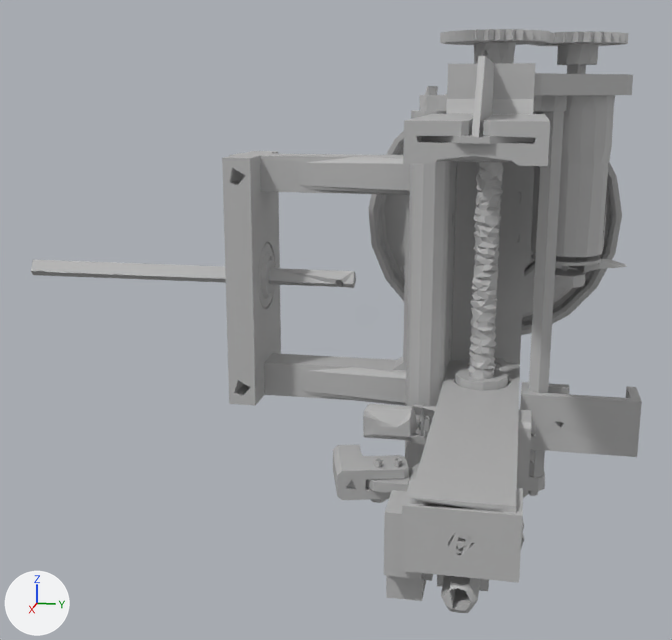
Before and after pictures for a commit that changed the COLLADA model public/urdf/meshes/arm_e.dae.
Rendered twice from a 50 mm camera at (168.0, -62.7, 24.5) aimed at (136.6, -69.0, 16.6). The lights are fixed; the arrows at lower left show +X, +Y and +Z. Where no turn or scale is listed for an object, it has been applied to the vertices.

The first picture shows 'e'.
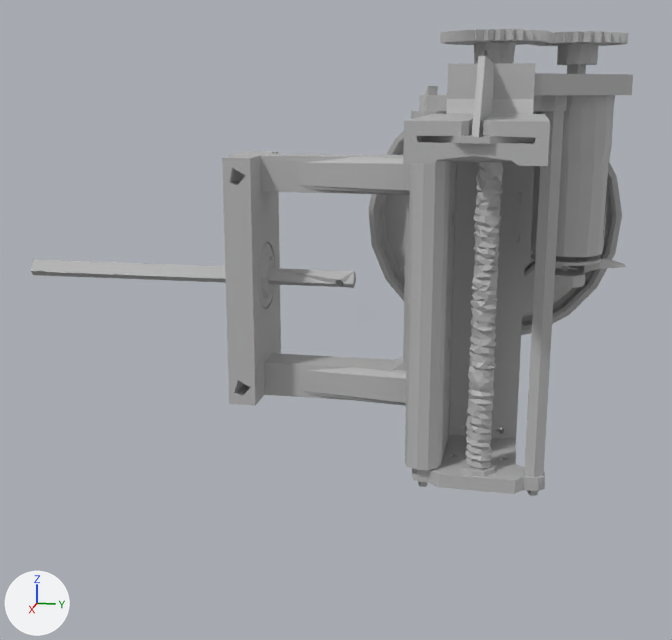
Boxes [x1, y1, x2, y2] around the edits, measured in the pictures (672 x 640 px):
'e', reshaped (20% shorter): before [31, 29, 642, 613]; after [31, 29, 633, 496]
part 1 of me_e, deleted: before [333, 357, 642, 613]

What changed in the scene script:
```text
Change me_e:
    used by ob_e; location = (132.45, -63.78, 20.02)
    remove me_e.from_pydata(...)  # 7208 vertices, 13367 faces; spans x -6.9..14.8, y -17.5..5.2, z -9.3..6.2
    add me_e.from_pydata(...)  # 5000 vertices, 9241 faces; spans x -6.9..14.6, y -17.5..4.7, z -9.3..6.2
    me_e part 1: 29 loose pieces with 2208 vertices, spanning x 1.9..14.8, y -4.9..5.2, z -8.4..-4.9, are deleted
```
